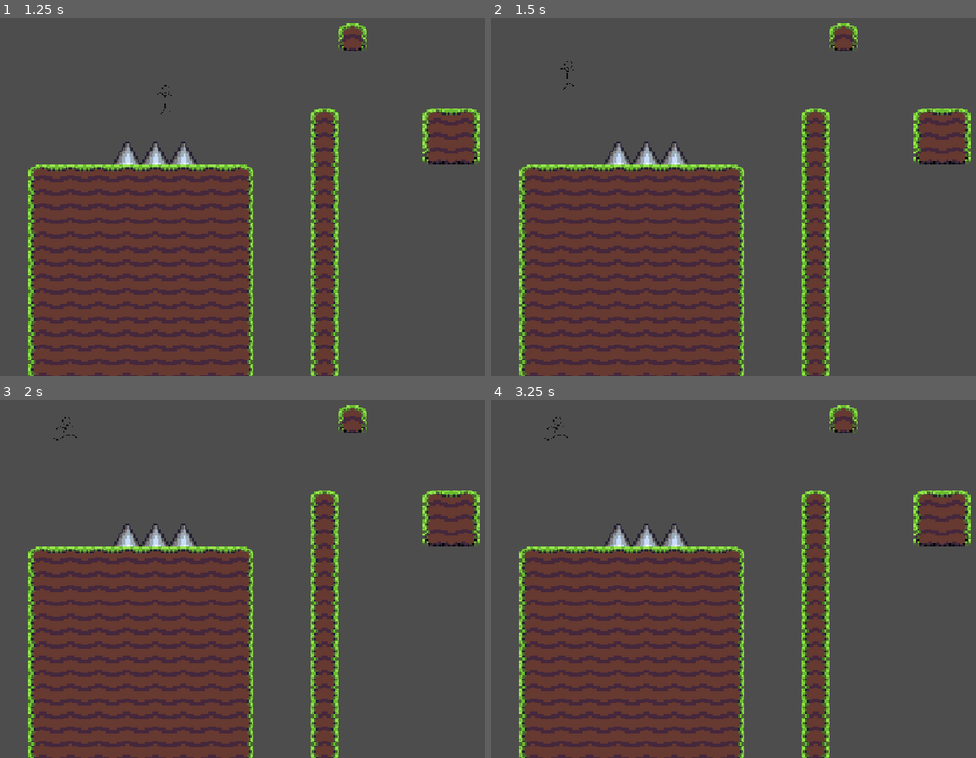
Above: before the commit, frames 1-4 (two rows, left to right).
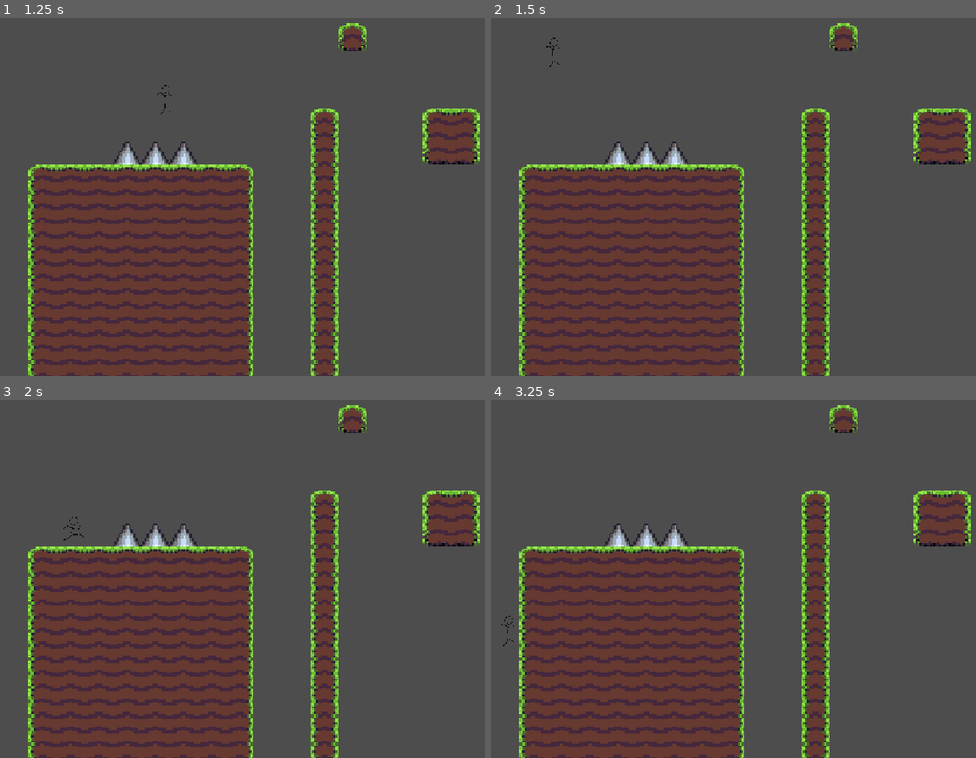
Above: after the commit, the same moments.

Repository: GamaGamerGG/hack-club-platformer-demo
Game: Godot game, scene res://scenes/main_scene.tscn
Same seed, same stepped clock (60 frames per second), same inputs: the game is played once before the commit and once after it.
Inputs:
- Up to frame 1 (1.25 s): hold D (right) from 0.53 s (still down); hold Space (jump) from 0.53 s (still down)
- Up to frame 2 (1.5 s): keep holding D (right); tap Enter at 1.25 s; release Space (jump) at 1.28 s; tap Space (jump) at 1.35 s
- Up to frame 3 (2 s): keep holding D (right); tap Space (jump) at 1.52, 1.82 s
- Up to frame 4 (3.25 s): release D (right) at 2.03 s; hold A (left) 2.03-2.78 s; hold Space (jump) 2.03-2.78 s; hold D (right) from 2.78 s (still down); tap Space (jump) at 2.85, 3.02 s

Frame 1 is identical in both runs. In frame 2, less than 0.1% of the frame differs, in the area x 11-18%, y 5-21%; in frame 3, less than 0.1%, in the area x 10-18%, y 4-40%; in frame 4, less than 0.1%.

Commit message:
Implement input cooldown upon respawn

Diff:
--- a/scripts/player.gd
+++ b/scripts/player.gd
@@ -15,6 +15,7 @@
 var jumpTimer := 0.0
 var jumping := false
 var jumped := false
+var input := false
 
 func _physics_process(delta: float) -> void:
 
@@ -24,9 +25,9 @@
 		jumped = false
 
 
-	jumping = Input.is_action_pressed("jump") and jumpTimer < MAX_JUMP_TIME and jumped
+	jumping = input and Input.is_action_pressed("jump") and jumpTimer < MAX_JUMP_TIME and jumped
 
-	if Input.is_action_just_pressed("jump") and is_on_floor():
+	if input and Input.is_action_just_pressed("jump") and is_on_floor():
 		velocity.y = JUMP_VELOCITY
 		jumped = true
 
@@ -39,7 +40,7 @@
 
 
 	var direction := Input.get_axis("left", "right")
-	if direction:
+	if input and direction:
 		velocity.x = direction * SPEED
 	else:
 		velocity.x = move_toward(velocity.x, 0, SPEED)
@@ -64,9 +65,17 @@
 	if global_position.y >= 650:
 		died.emit()
 
+	if not input and is_on_floor():
+		input = true
+
 
 func _on_died() -> void:
 	global_position = spawn_pos
+	velocity = Vector2(0, 0)
+	jumpTimer = 0.0
+	jumping = false
+	jumped = false
+	input = false
 
 func _on_hurtbox_body_entered(_body: Node2D) -> void:
 	died.emit()
